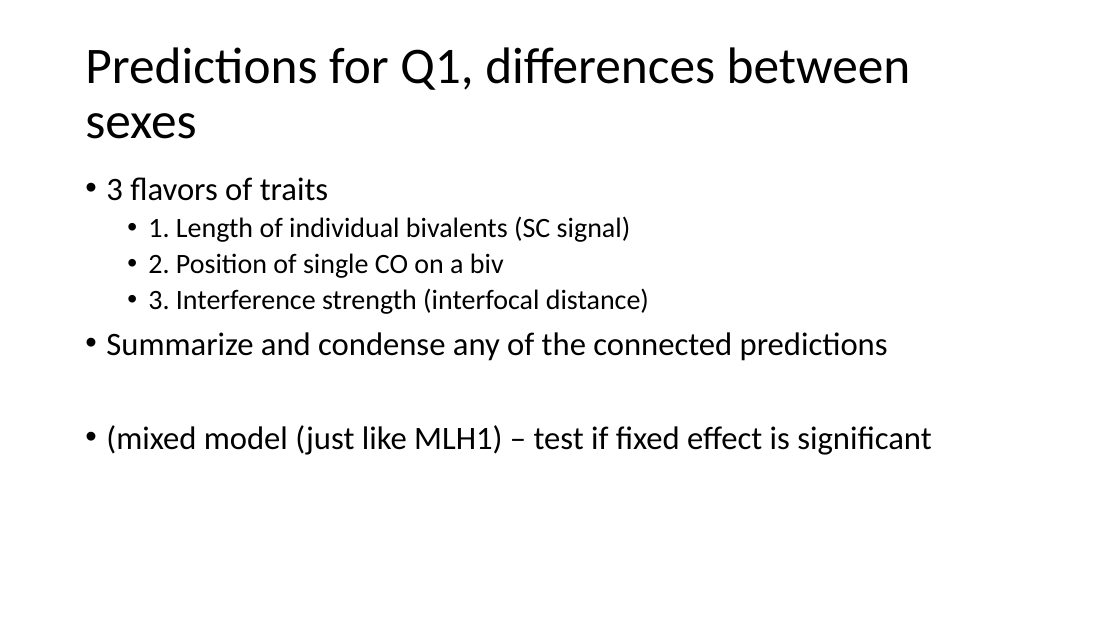
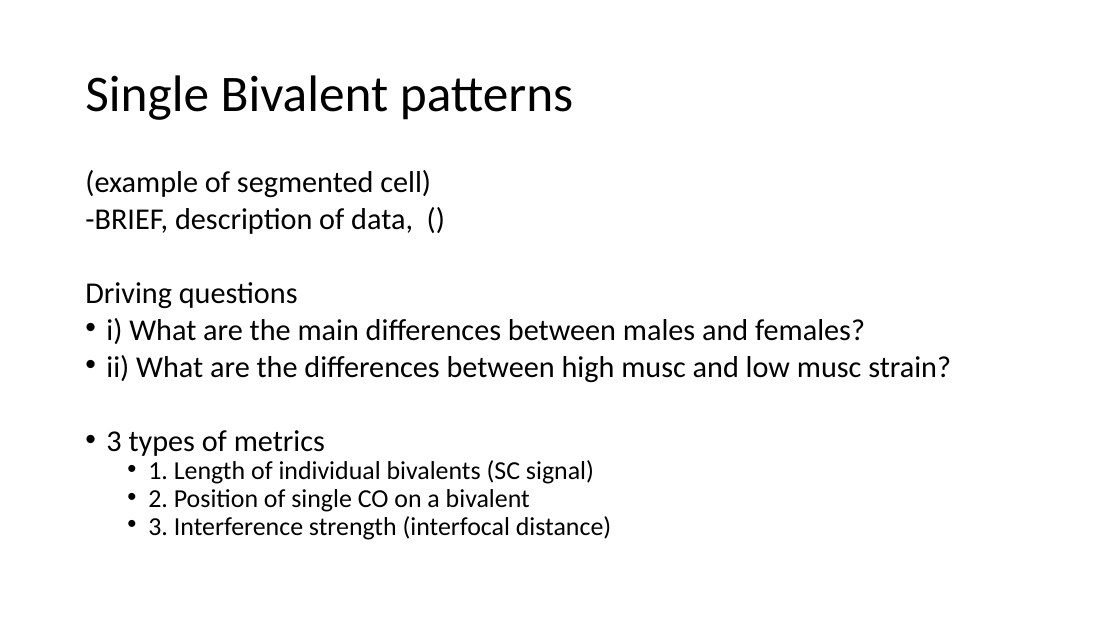
Before and after one commit to petersoapes/MLH1repo, a slide deck: slide 11 of AP_labMeeting_2.12.20.pptx (slide 6 before the commit). Drawn at 1120x630 pixels with LibreOffice and Linux fonts; fonts in the diff are those of the drawing. Boxes give left, top, right and bottom in pixels: in the first picture for what was removed or moved away, otherwise in the second. Text is boxed around its words. In the diff, an @@ line names an element or a change of style, - is before the commit and + after.

```diff
--- a/AP_labMeeting_2.12.20.pptx
+++ b/AP_labMeeting_2.12.20.pptx
@@ title at [85, 75, 573, 120]: text changed @@
-Predictions for Q1, differences between sexes
+Single Bivalent patterns
@@ text at [85, 170, 951, 456]: text changed; size 28 to 25.9 pt @@
-• 3 flavors of traits
+(example of segmented cell)
+-BRIEF, description of data, ()
+Driving questions
+• i) What are the main differences between males and females?
+• ii) What are the differences between high musc and low musc strain?
+• 3 types of metrics
@@ text at [106, 332, 931, 455]: paragraphs removed @@
-• Summarize and condense any of the connected predictions
-• (mixed model (just like MLH1) – test if fixed effect is significant
@@ text at [148, 460, 611, 540]: size 24 to 22.2 pt in "1. Length of individual bivalents (SC signal)", "3. Interference strength (interfocal distance)"; line spacing 0.9 to 0.7 @@
@@ text at [148, 489, 530, 512]: text changed; size 24 to 22.2 pt @@
-  • 2. Position of single CO on a biv
+  • 2. Position of single CO on a bivalent
```
Also in this commit, not shown: 5 other slides changed, 5 slides added, 1 slide removed.
